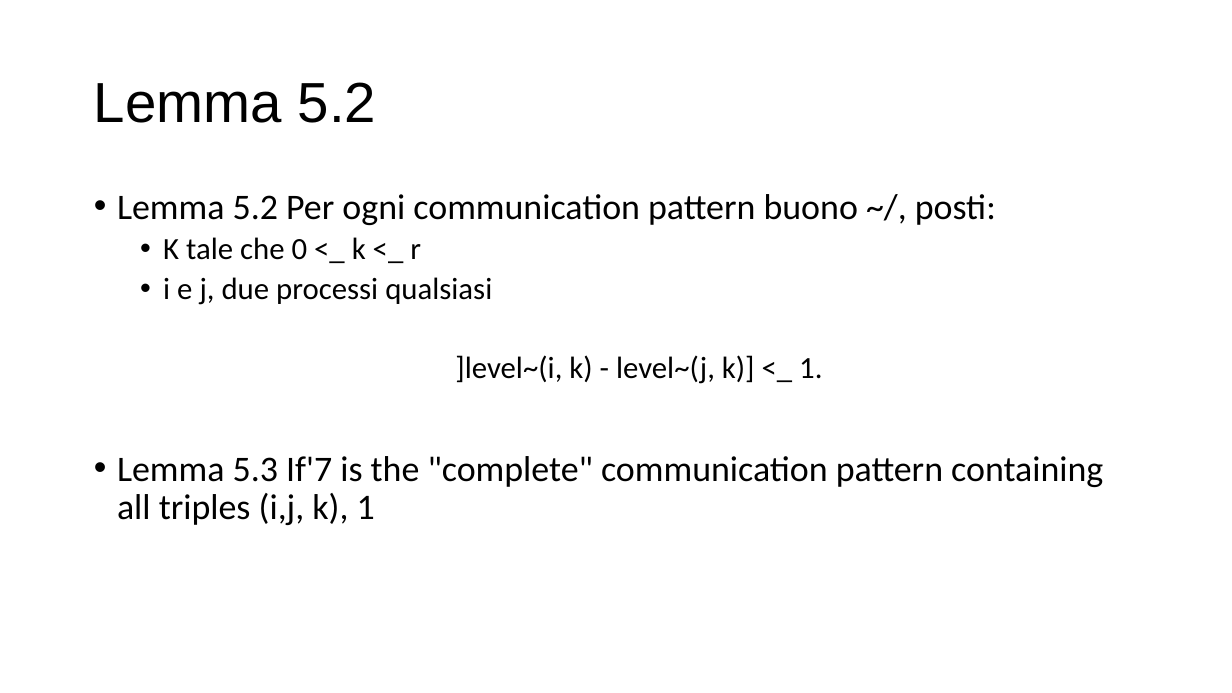
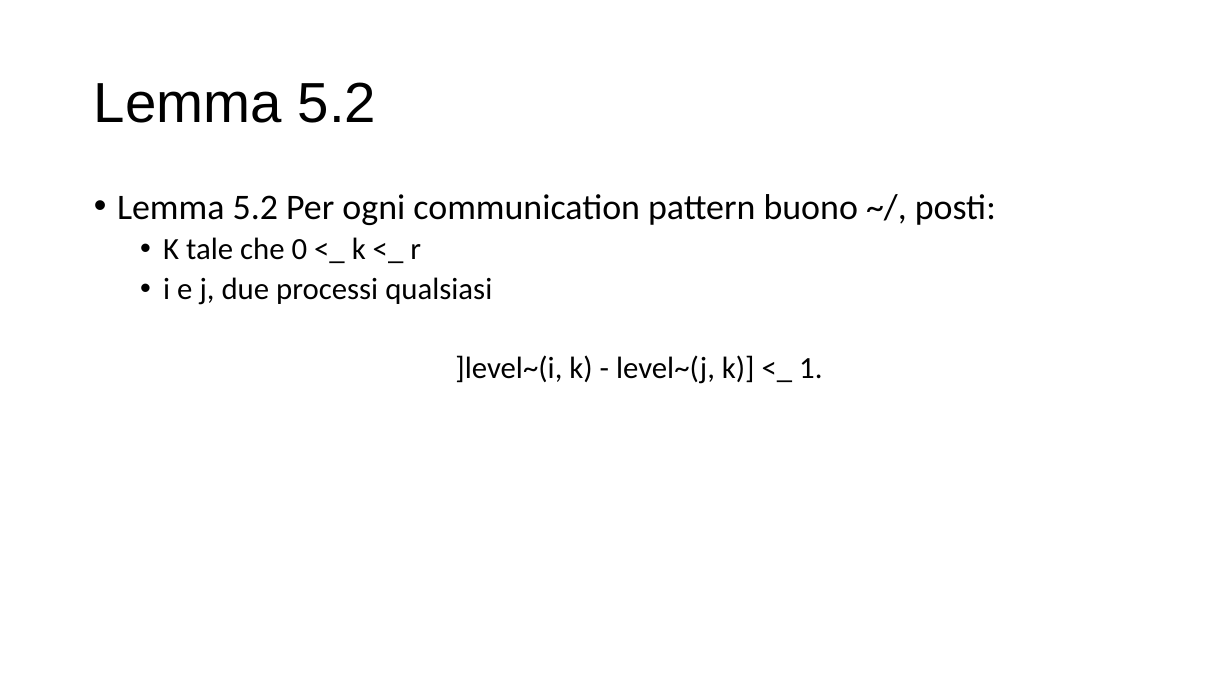
Before and after one commit to lory9894University/mcad, a slide deck: slide 23 of Presentazione ConsensusProblem.pptx. Drawn at 1232x693 pixels with LibreOffice and Linux fonts; fonts in the diff are those of the drawing. Boxes give left, top, right and bottom in pixels: in the first picture for what was removed or moved away, otherwise in the second. Text is boxed around its words. In the diff, an @@ line names an element or a change of style, - is before the commit and + after.

Commit message:
modificate slides 18-32

```diff
--- a/Presentazione ConsensusProblem.pptx
+++ b/Presentazione ConsensusProblem.pptx
@@ text at [117,456,1103,525]: paragraph removed @@
-• Lemma 5.3 If'7 is the "complete" communication pattern containing all triples (i,j, k), 1
```
Also in this commit, not shown: 7 other slides changed.
